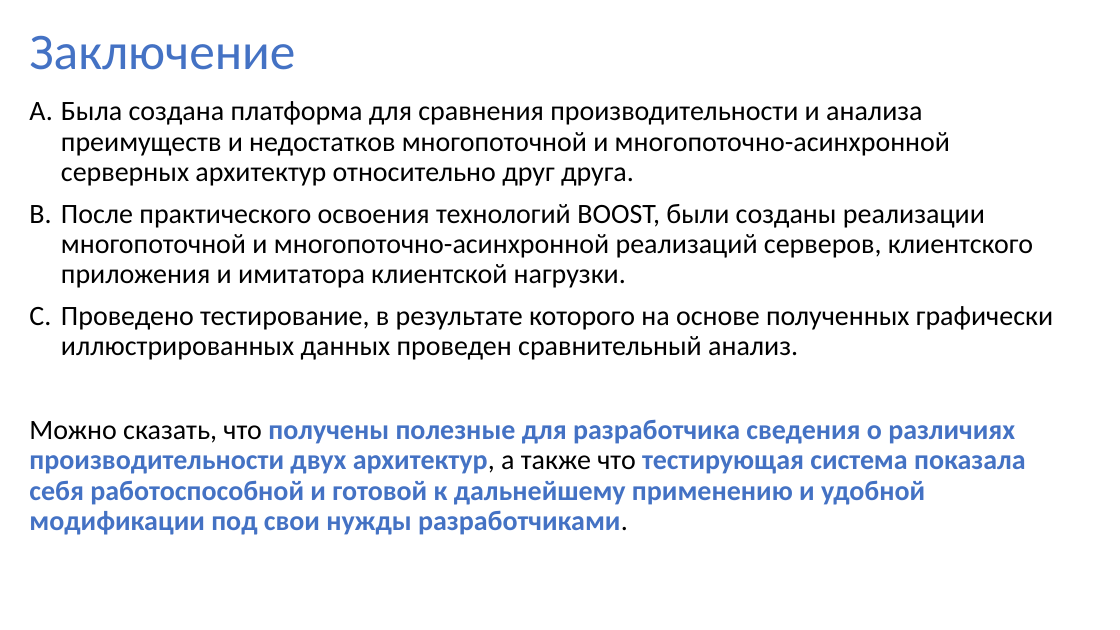
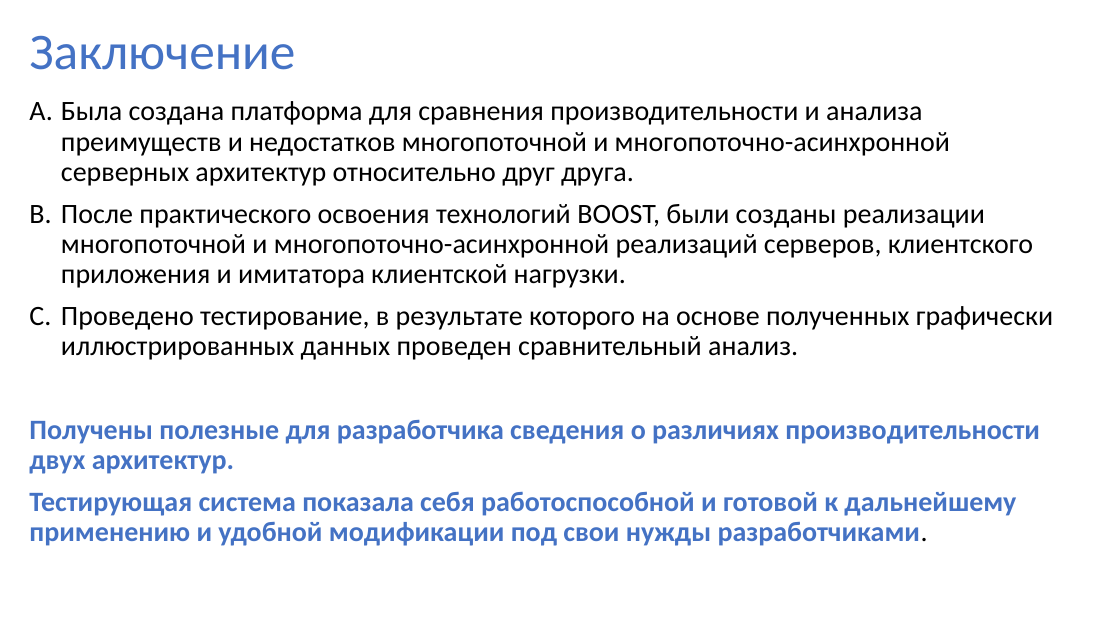
Before and after one commit to xCthulhuFtagn/OS6, a slide deck: slide 20 of ВКР.pptx (slide 19 before the commit). Drawn at 1120x630 pixels with LibreOffice and Linux fonts; fonts in the diff are those of the drawing. Boxes give left, top, right and bottom in pixels: in the first picture for what was removed or moved away, otherwise in the second. Text is boxed around its words. In the diff, an @@ line names an element or a change of style, - is before the commit and + after.

```diff
--- a/ВКР.pptx
+++ b/ВКР.pptx
@@ text at [29, 419, 1040, 546]: text changed @@
-Можно сказать, что получены полезные для разработчика сведения о различиях производительности двух архитектур, а также что тестирующая система показала себя работоспособной и готовой к дальнейшему применению и удобной модификации под свои нужды разработчиками.
+Получены полезные для разработчика сведения о различиях производительности двух архитектур.
+Тестирующая система показала себя работоспособной и готовой к дальнейшему применению и удобной модификации под свои нужды разработчиками.
```
Also in this commit, not shown: 9 other slides changed, 3 slides added, 2 slides removed, 2 other files.
